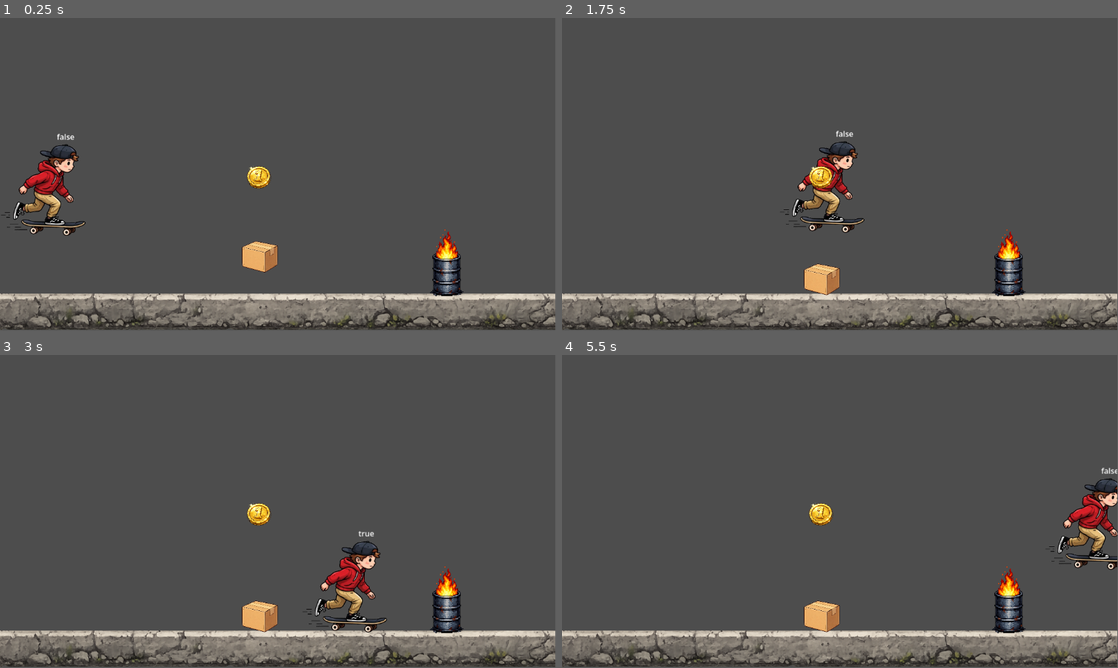
Above: before the commit, frames 1-4 (two rows, left to right).
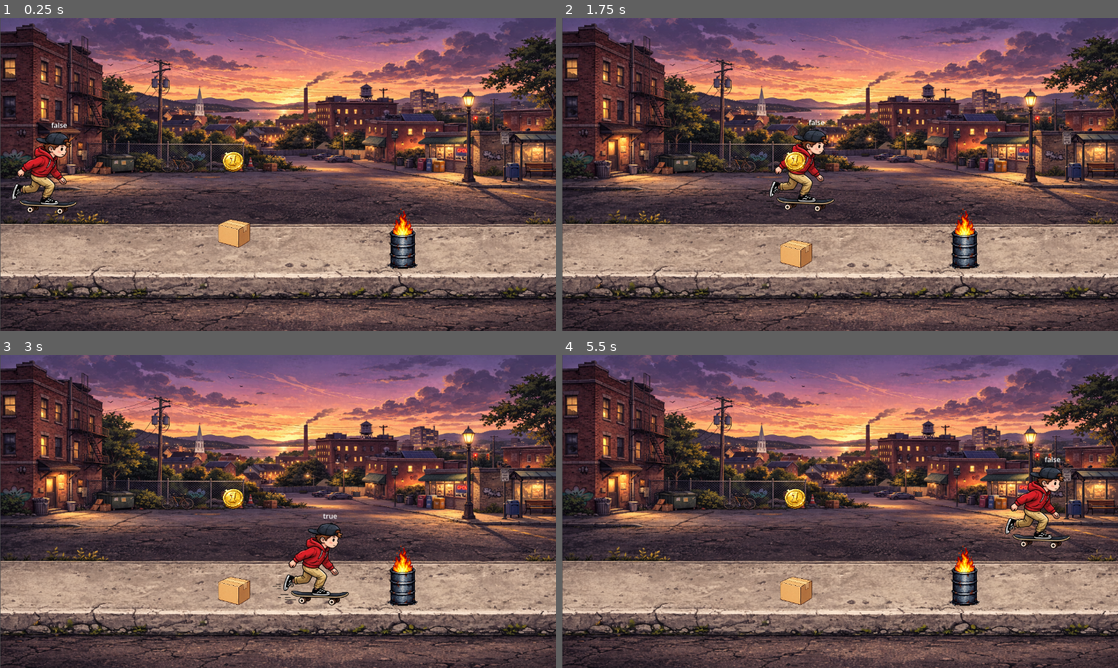
Above: after the commit, the same moments.

Repository: CCV-JamesNye/Game-Programming
Game: Godot game, scene res://Skater_Scroller.tscn
The game is run twice, just before and just after one commit, with the same random seed, the same clock (stepped at 60 frames per second) and the same inputs.
Inputs:
- Up to frame 1 (0.25 s): no input
- Up to frame 2 (1.75 s): hold D (move_right) from 0.53 s (still down); tap Space (jump) at 0.77, 1.52 s
- Up to frame 3 (3 s): release D (move_right) at 2.03 s; hold A (move_left) 2.03-2.78 s; tap Enter at 2.75 s; hold D (move_right) from 2.78 s (still down)
- Up to frame 4 (5.5 s): tap Space (jump) at 3.02, 3.77, 4.52 s; release D (move_right) at 4.28 s; hold A (move_left) 4.28-5.03 s; hold D (move_right) from 5.03 s (still down)
In our replay, the window is 799x449 before the commit and 800x450 after it. These sizes can differ from the game's own. Grey fills any space a smaller window leaves; there, only what the larger window draws over its background counts as a difference.

The runs differ from the first frame. In frame 1, 87% of the frame differs, in the area x 0-100%, y 0-100%; in frame 2, 87%; in frame 3, 87%; in frame 4, 87%.

Commit message:
environment addition & adjustment
-added background environment and adjusted aspect ratio to 1280 x 720
-after prof's comment/grade i checked the barrelfirehazard and realized the collisionshape may have been too small to be triggered.

Diff:
--- a/player-controller-prototype/Skater_Scroller.tscn
+++ b/player-controller-prototype/Skater_Scroller.tscn
@@ -2,7 +2,7 @@
 
 [ext_resource type="Script" uid="uid://b2p4pdckria5e" path="res://Scripts/barrel_fire_hazard.gd" id="1_1q155"]
 [ext_resource type="Texture2D" uid="uid://dk6tbitixjktq" path="res://environment/cardboard_box2.png" id="1_38ol2"]
-[ext_resource type="Texture2D" uid="uid://cidrhh8fgmuhx" path="res://environment/floor.png" id="1_cau68"]
+[ext_resource type="Texture2D" uid="uid://bnse8u4gx5gal" path="res://art/sunset over NE town.png" id="1_cau68"]
 [ext_resource type="Script" uid="uid://brrupedyn7vg2" path="res://Scripts/skater-character-body.gd" id="2_4c7b1"]
 [ext_resource type="Texture2D" uid="uid://b5pkosq6vn2fg" path="res://environment/flaming barrel.png" id="2_cau68"]
 [ext_resource type="Texture2D" uid="uid://7qec0m6eo6ik" path="res://player/skater-nobackground.png" id="3_s1e06"]
@@ -12,7 +12,7 @@
 [sub_resource type="WorldBoundaryShape2D" id="WorldBoundaryShape2D_u302n"]
 
 [sub_resource type="CapsuleShape2D" id="CapsuleShape2D_fvdt0"]
-radius = 31.0
+radius = 33.0
 height = 138.0
 
 [sub_resource type="RectangleShape2D" id="RectangleShape2D_24lg5"]
@@ -26,22 +26,23 @@
 
 [node name="World" type="Node2D" unique_id=1923671400]
 
+[node name="SunsetOverNeTown" type="Sprite2D" parent="." unique_id=809676241]
+position = Vector2(640.6875, 361.125)
+scale = Vector2(0.8324381, 0.71069336)
+texture = ExtResource("1_cau68")
+
 [node name="Floor" type="StaticBody2D" parent="." unique_id=323675050]
 position = Vector2(537, 573)
 
 [node name="CollisionShape2D" type="CollisionShape2D" parent="Floor" unique_id=1718314749]
 shape = SubResource("WorldBoundaryShape2D_u302n")
 
-[node name="Sprite2D" type="Sprite2D" parent="Floor" unique_id=1566609171]
-position = Vector2(44, 52)
-scale = Vector2(0.7701823, 1)
-texture = ExtResource("1_cau68")
-
 [node name="BarrelFireHazard" type="Area2D" parent="." unique_id=179376704]
 position = Vector2(927, 521)
 script = ExtResource("1_1q155")
 
 [node name="CollisionShape2D" type="CollisionShape2D" parent="BarrelFireHazard" unique_id=417055943]
+position = Vector2(0, -14)
 shape = SubResource("CapsuleShape2D_fvdt0")
 
 [node name="FireBarrel" type="StaticBody2D" parent="." unique_id=1549635379]
@@ -52,6 +53,7 @@
 texture = ExtResource("2_cau68")
 
 [node name="CollisionShape2D" type="CollisionShape2D" parent="FireBarrel" unique_id=1124109692]
+position = Vector2(0, -7)
 shape = SubResource("CapsuleShape2D_fvdt0")
 
 [node name="Box" type="RigidBody2D" parent="." unique_id=817028074]
--- a/player-controller-prototype/project.godot
+++ b/player-controller-prototype/project.godot
@@ -14,6 +14,11 @@
 run/main_scene="res://Skater_Scroller.tscn"
 config/features=PackedStringArray("4.6", "GL Compatibility")
 config/icon="res://icon.svg"
+
+[display]
+
+window/size/viewport_width=1280
+window/size/viewport_height=720
 
 [input]
 
Binary file added: player-controller-prototype/art/sunset over NE town.png
Not shown, added: player-controller-prototype/art/sunset over NE town.png.import
